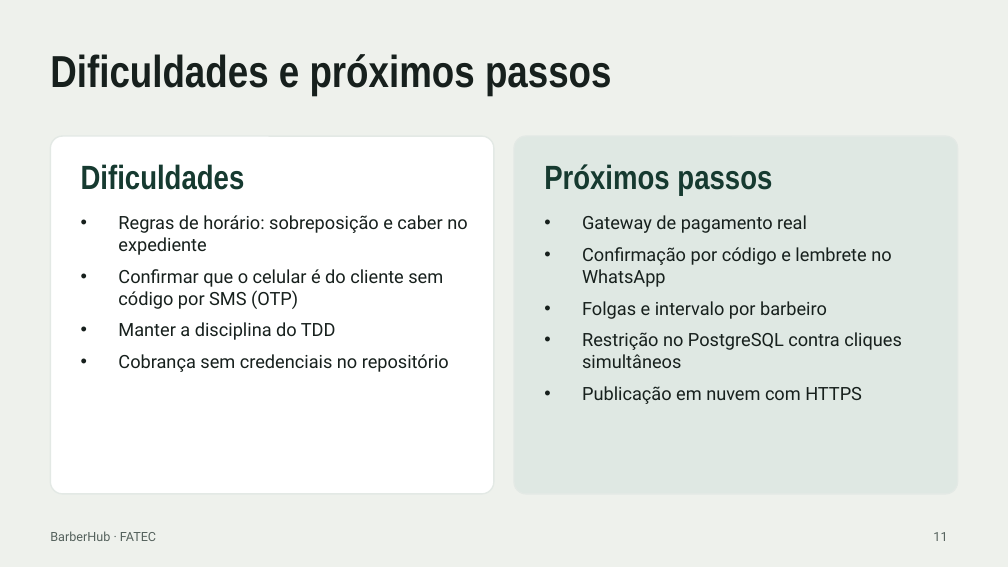
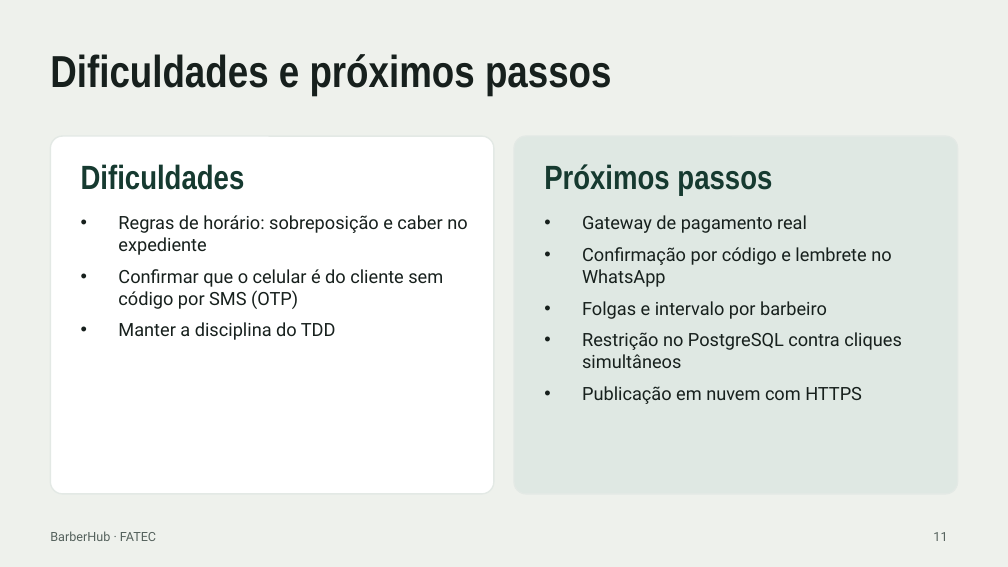
Before and after one commit to joao-hideki/barberhub, a slide deck: slide 11 of docs/BarberHub-Apresentacao.pptx. Drawn at 1008x567 pixels with LibreOffice and Linux fonts; fonts in the diff are those of the drawing. Boxes give left, top, right and bottom in pixels: in the first picture for what was removed or moved away, otherwise in the second. Text is boxed around its words. In the diff, an @@ line names an element or a change of style, - is before the commit and + after.

```diff
--- a/docs/BarberHub-Apresentacao.pptx
+++ b/docs/BarberHub-Apresentacao.pptx
@@ text at box(118, 354, 449, 372): paragraph removed @@
-• Cobrança sem credenciais no repositório
```
Also in this commit, not shown: 6 other files.
